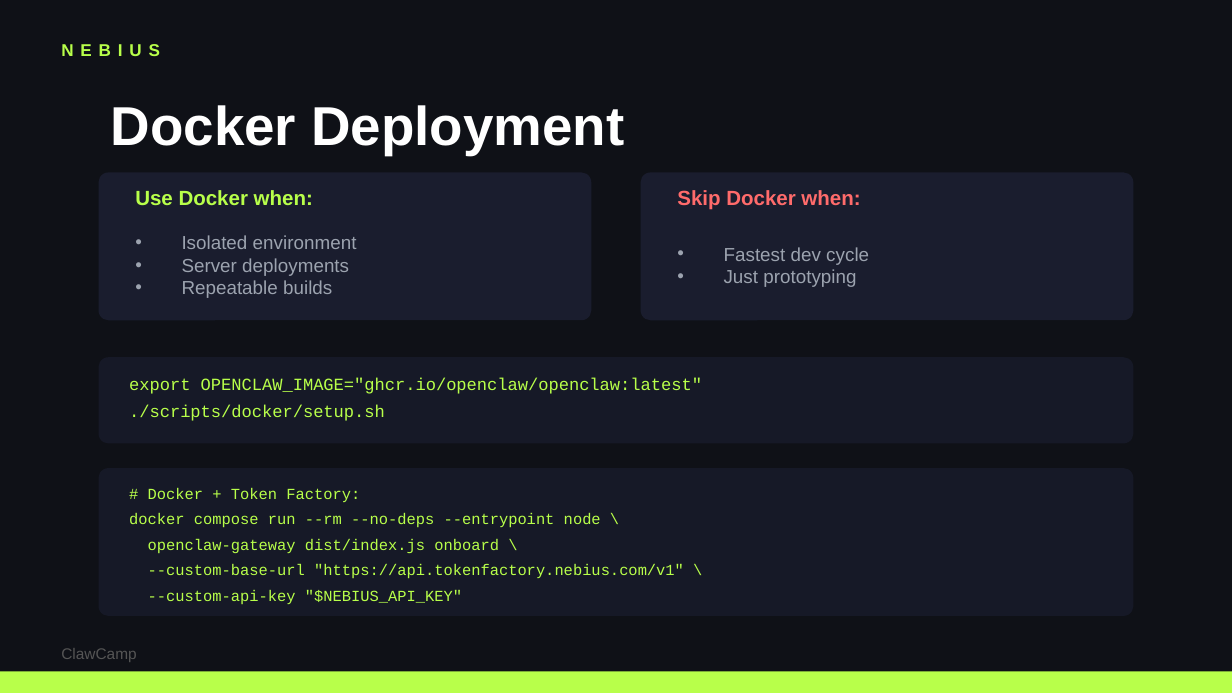
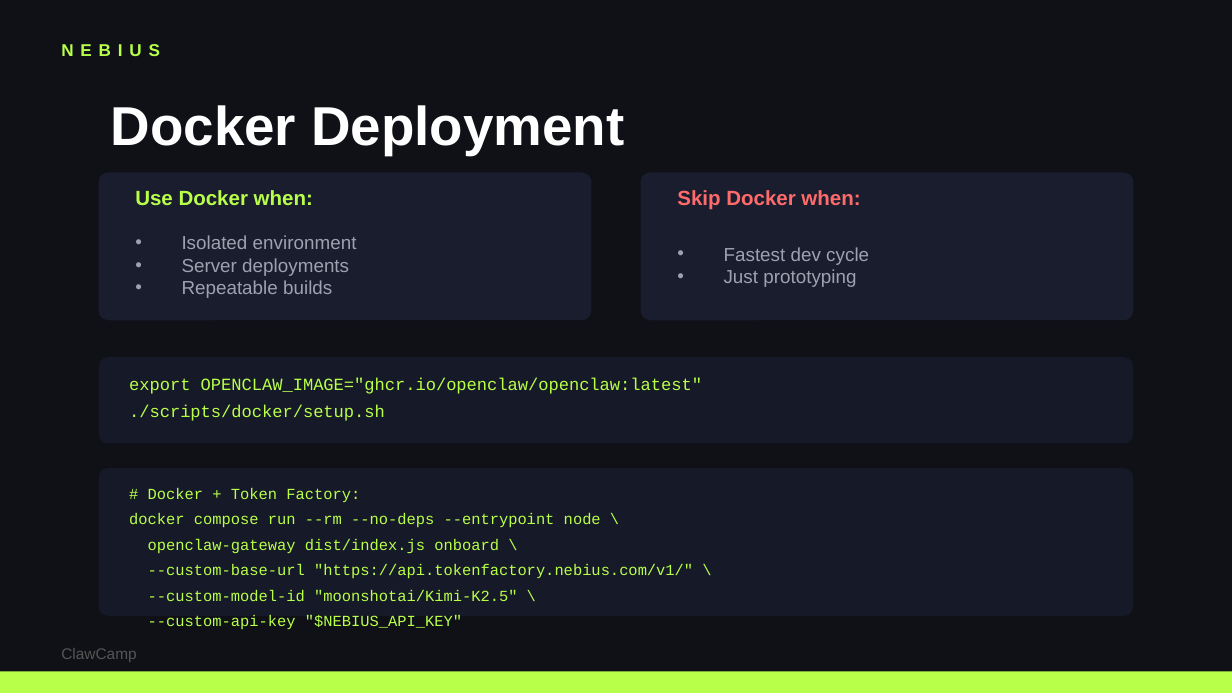
Before and after one commit to colygon/clawcamp-site, a slide deck: slide 12 of workshops/running-openclaw-on-nebius.pptx. Drawn at 1232x693 pixels with LibreOffice and Linux fonts; fonts in the diff are those of the drawing. Boxes give left, top, right and bottom in pixels: in the first picture for what was removed or moved away, otherwise in the second. Text is boxed around its words. In the diff, an @@ line names an element or a change of style, - is before the commit and + after.

```diff
--- a/workshops/running-openclaw-on-nebius.pptx
+++ b/workshops/running-openclaw-on-nebius.pptx
@@ text at <box>148,564,693,601</box>: text changed @@
---custom-base-url "https://api.tokenfactory.nebius.com/v1" \
+--custom-base-url "https://api.tokenfactory.nebius.com/v1/" \
+--custom-model-id "moonshotai/Kimi-K2.5" \
```
Also in this commit, not shown: 10 other slides changed.
